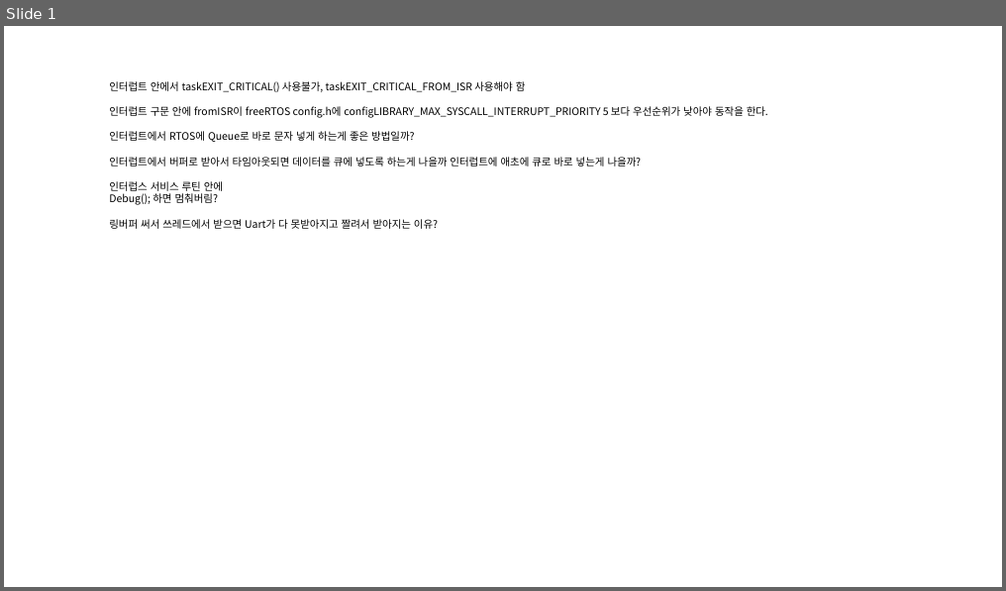
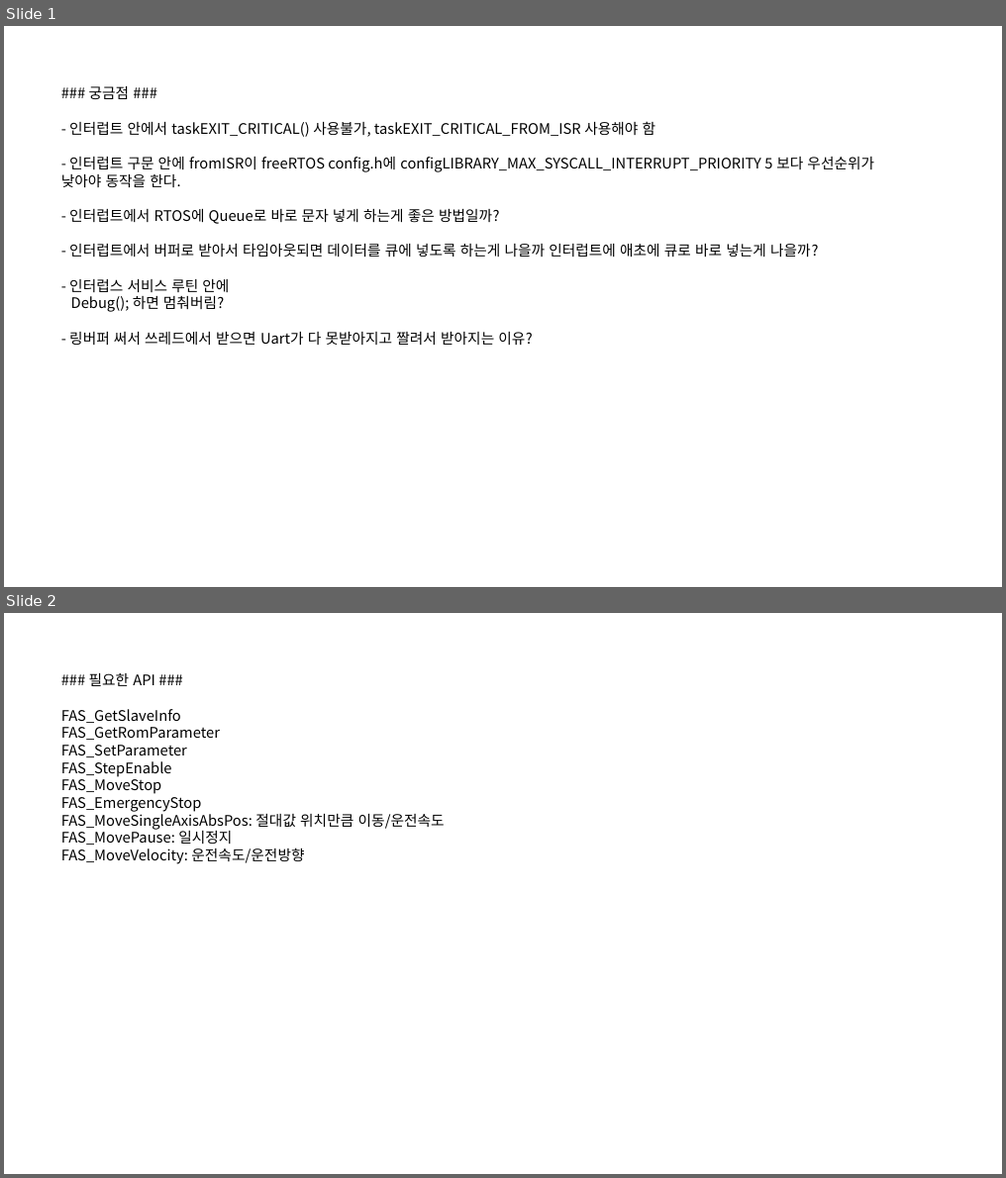
Before and after one commit to 0xCodExpert/MotorJig, a slide deck: Doc/의문점 및 이슈.pptx. Shown one above the other, each under a label of ours: slide 1 before the commit, slides 1 and 2 after it. The pictures are 1006x591 and 1006x1178 pixels, drawn with LibreOffice and Linux fonts; fonts in the diff are those of the drawing. Boxes give left, top, right and bottom in pixels: in the first picture for what was removed or moved away, otherwise in the second. Text is boxed around its words. In the diff, an @@ line names an element or a change of style, - is before the commit and + after.

```diff
--- a/Doc/의문점 및 이슈.pptx
+++ b/Doc/의문점 및 이슈.pptx
@@ slide 2 added at (4,613,1002,1174), background #FFFFFF @@
@@ text added at (61,673,445,864), 14 pt, text #000000 @@
+### 필요한 API ###
+FAS_GetSlaveInfo
+FAS_GetRomParameter
+FAS_SetParameter
+FAS_StepEnable
+FAS_MoveStop
+FAS_EmergencyStop
+FAS_MoveSingleAxisAbsPos: 절대값 위치만큼 이동/운전속도
+FAS_MovePause: 일시정지
+FAS_MoveVelocity: 운전속도/운전방향
@@ slide 1 changed as well @@
@@ text "### 궁금점 ###": place and size @@
-text "### 궁금점 ###" at (109,81,768,229)
+text "### 궁금점 ###" at (61,86,874,345)
@@ text at (61,86,874,292): text changed; size 10 to 14 pt @@
-인터럽트 안에서 taskEXIT_CRITICAL() 사용불가, taskEXIT_CRITICAL_FROM_ISR 사용해야 함
-인터럽트 구문 안에 fromISR이 freeRTOS config.h에 configLIBRARY_MAX_SYSCALL_INTERRUPT_PRIORITY 5 보다 우선순위가 낮아야 동작을 한다.
-인터럽트에서 RTOS에 Queue로 바로 문자 넣게 하는게 좋은 방법일까?
-인터럽트에서 버퍼로 받아서 타임아웃되면 데이터를 큐에 넣도록 하는게 나을까 인터럽트에 애초에 큐로 바로 넣는게 나을까?
-인터럽스 서비스 루틴 안에
+### 궁금점 ###
+- 인터럽트 안에서 taskEXIT_CRITICAL() 사용불가, taskEXIT_CRITICAL_FROM_ISR 사용해야 함
+- 인터럽트 구문 안에 fromISR이 freeRTOS config.h에 configLIBRARY_MAX_SYSCALL_INTERRUPT_PRIORITY 5 보다 우선순위가 낮아야 동작을 한다.
+- 인터럽트에서 RTOS에 Queue로 바로 문자 넣게 하는게 좋은 방법일까?
+- 인터럽트에서 버퍼로 받아서 타임아웃되면 데이터를 큐에 넣도록 하는게 나을까 인터럽트에 애초에 큐로 바로 넣는게 나을까?
+- 인터럽스 서비스 루틴 안에
@@ text at (71,296,224,312): size 10 to 14 pt in "Debug(); 하면 멈춰버림?" @@
@@ text at (69,332,532,345): text changed; size 10 to 14 pt @@
-링버퍼 써서 쓰레드에서 받으면 Uart가 다 못받아지고 짤려서 받아지는 이유?
+- 링버퍼 써서 쓰레드에서 받으면 Uart가 다 못받아지고 짤려서 받아지는 이유?
```
Also in this commit, not shown: 3 other slides added, 11 other files.
